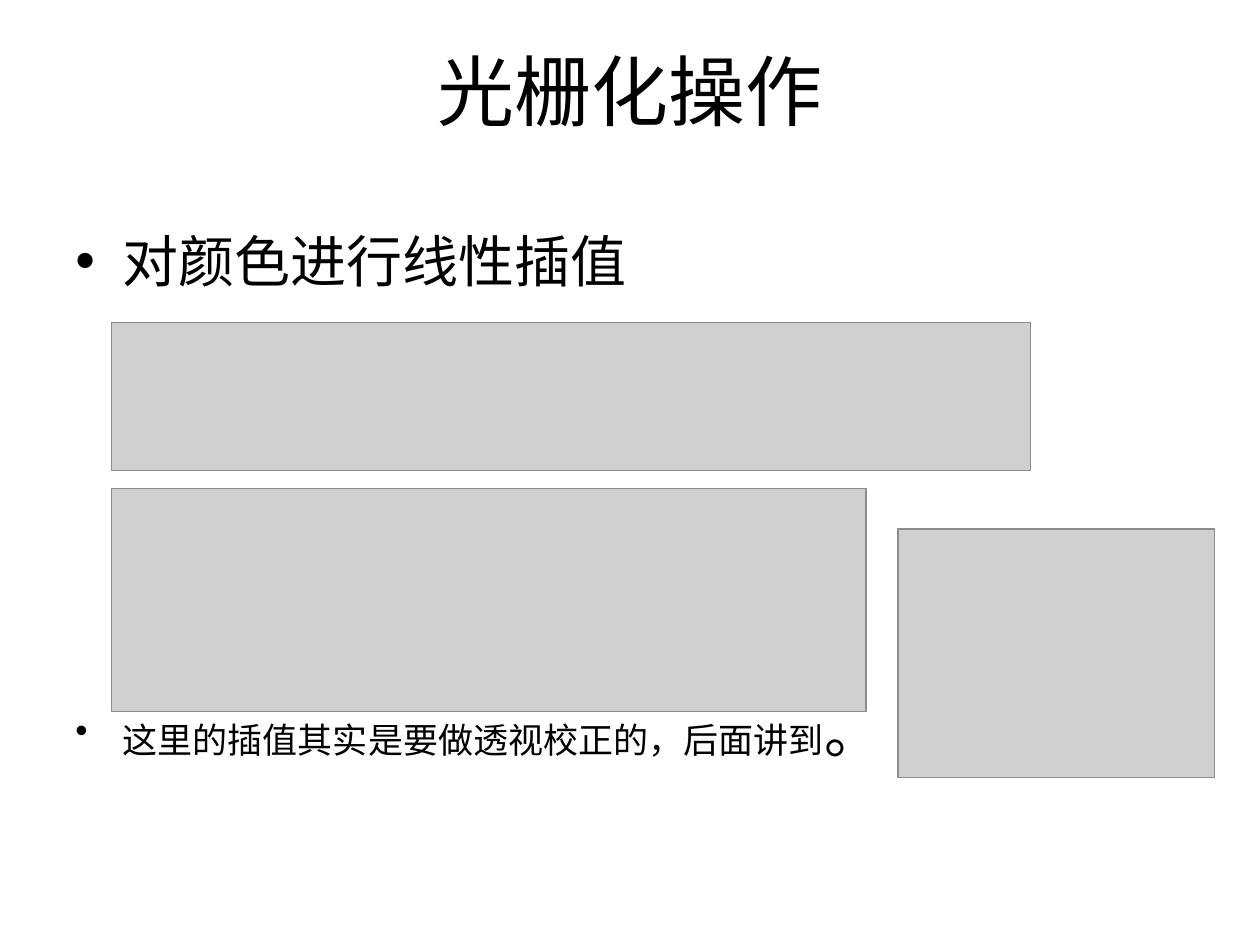
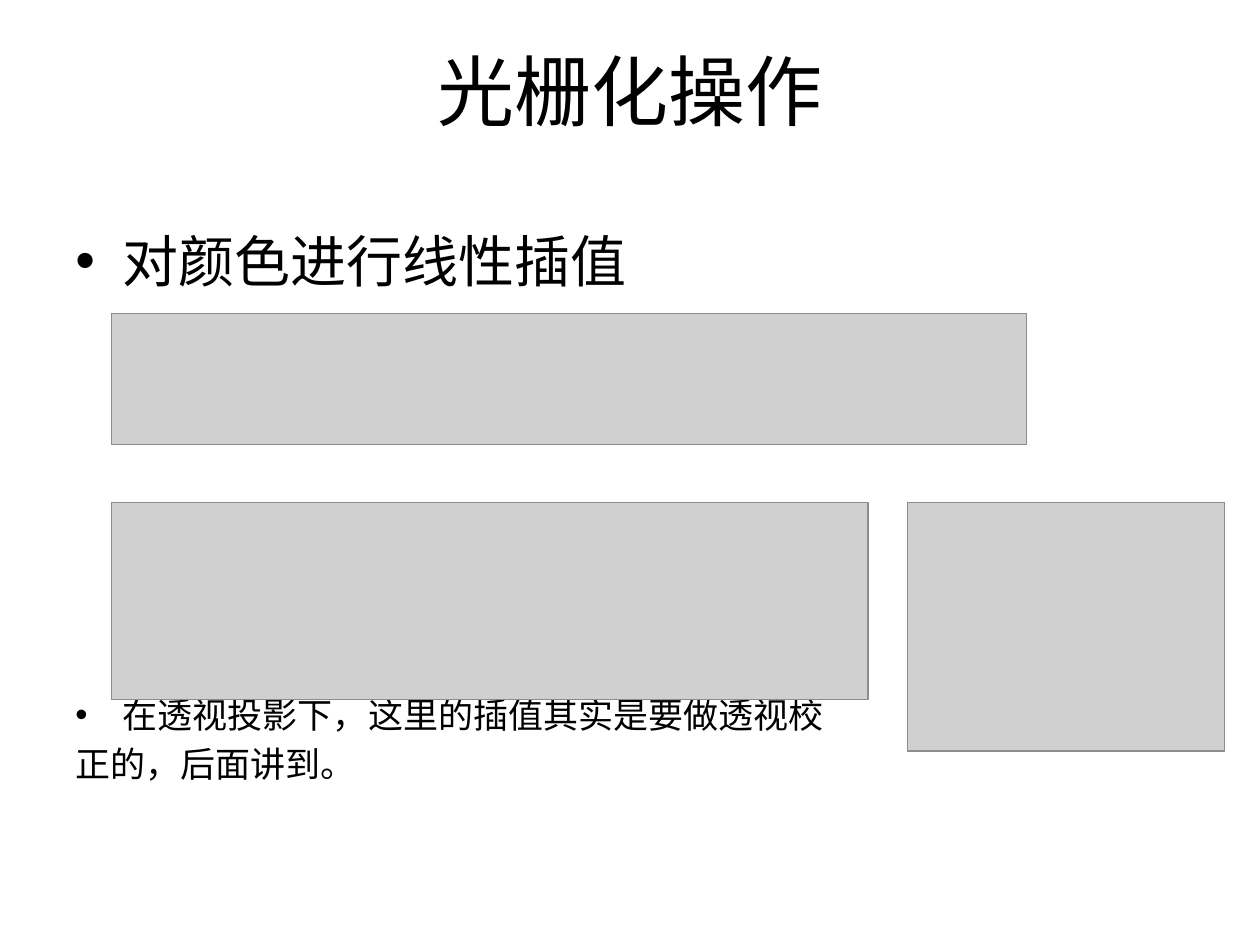
Before and after one commit to SeventhMage/MagicX, a slide deck: slide 35 of SoftEngine/doc/SoftwareRender.pptx. Drawn at 1260x945 pixels with LibreOffice and Linux fonts; fonts in the diff are those of the drawing; grey boxes stand for pictures; background and template pictures are left out. Boxes give left, top, right and bottom in pixels: in the first picture for what was removed or moved away, otherwise in the second. Text is boxed around its words. In the diff, an @@ line names an element or a change of style, - is before the commit and + after.

```diff
--- a/SoftEngine/doc/SoftwareRender.pptx
+++ b/SoftEngine/doc/SoftwareRender.pptx
@@ picture: place and size @@
-picture at bbox=[112, 323, 1031, 471]
+picture at bbox=[112, 314, 1027, 445]
@@ picture: place and size @@
-picture at bbox=[112, 489, 866, 712]
+picture at bbox=[112, 503, 868, 699]
@@ picture: place and size @@
-picture at bbox=[898, 529, 1215, 777]
+picture at bbox=[907, 503, 1223, 751]
@@ text at bbox=[75, 692, 824, 781]: text changed @@
-• 这里的插值其实是要做透视校正的，后面讲到。
+• 在透视投影下，这里的插值其实是要做透视校
+正的，后面讲到。
```
Also in this commit, not shown: 4 other slides changed, 2 other files.
